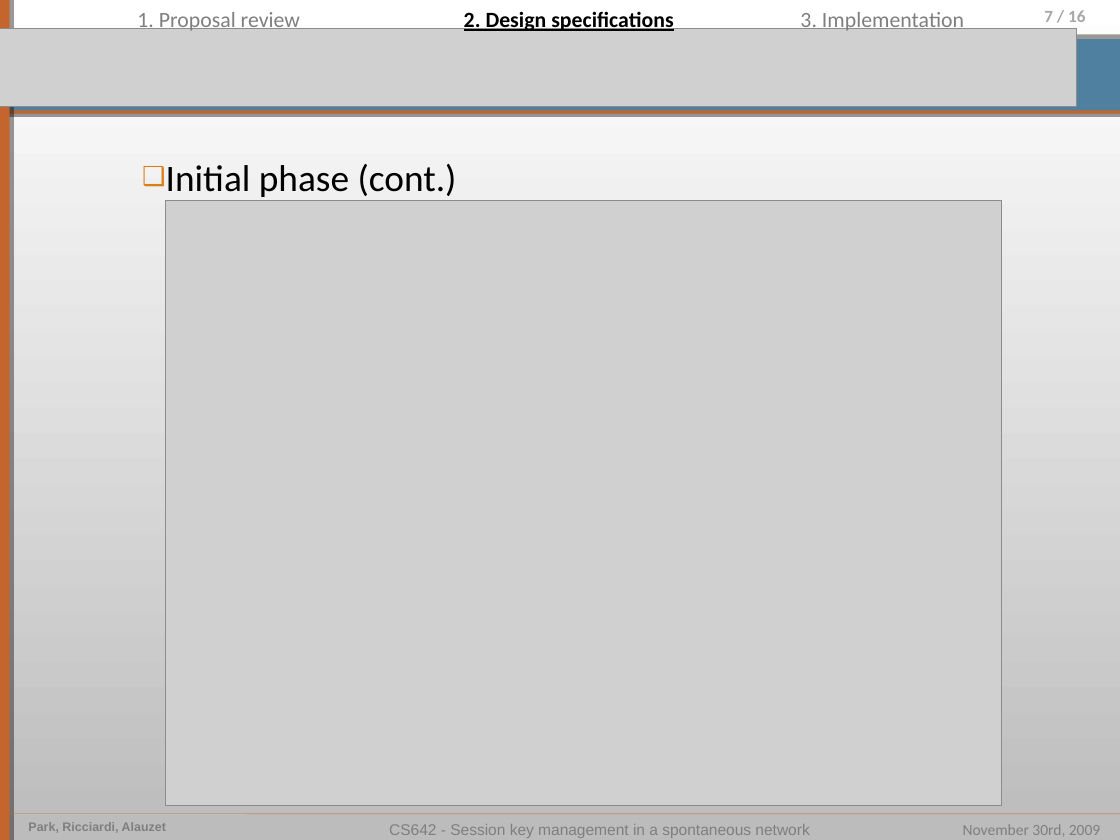
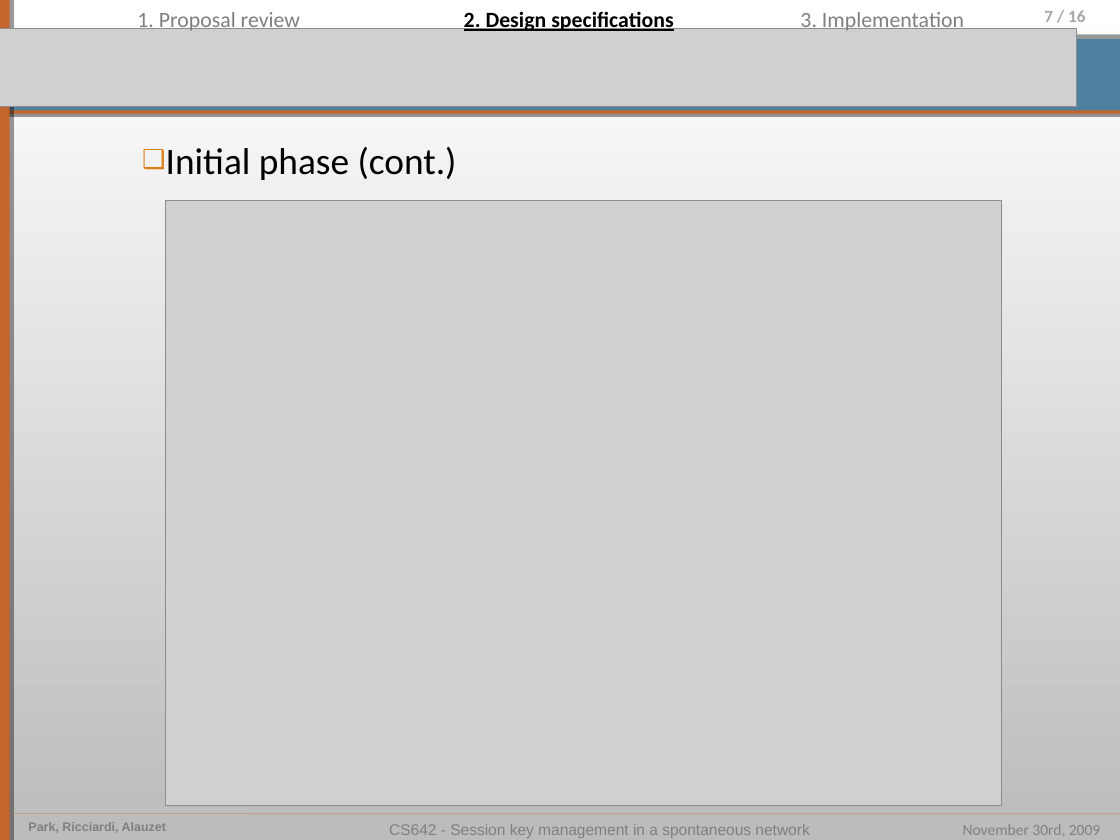
Before and after one commit to pierrealauzet/skemasnet, a slide deck: slide 7 of 3_design/CS462_Skemasnet_design.ppt. Drawn at 1120x840 pixels with LibreOffice and Linux fonts; fonts in the diff are those of the drawing; grey boxes stand for pictures. Boxes give left, top, right and bottom in pixels: in the first picture for what was removed or moved away, otherwise in the second. Text is boxed around its words. In the diff, an @@ line names an element or a change of style, - is before the commit and + after.

```diff
--- a/3_design/CS462_Skemasnet_design.ppt
+++ b/3_design/CS462_Skemasnet_design.ppt
@@ text "Initial phase (cont.)" rewrapped from bbox=[166, 164, 457, 201] to bbox=[166, 147, 457, 180] @@
```
Also in this commit, not shown: 3 other slides changed, 1 other file.
